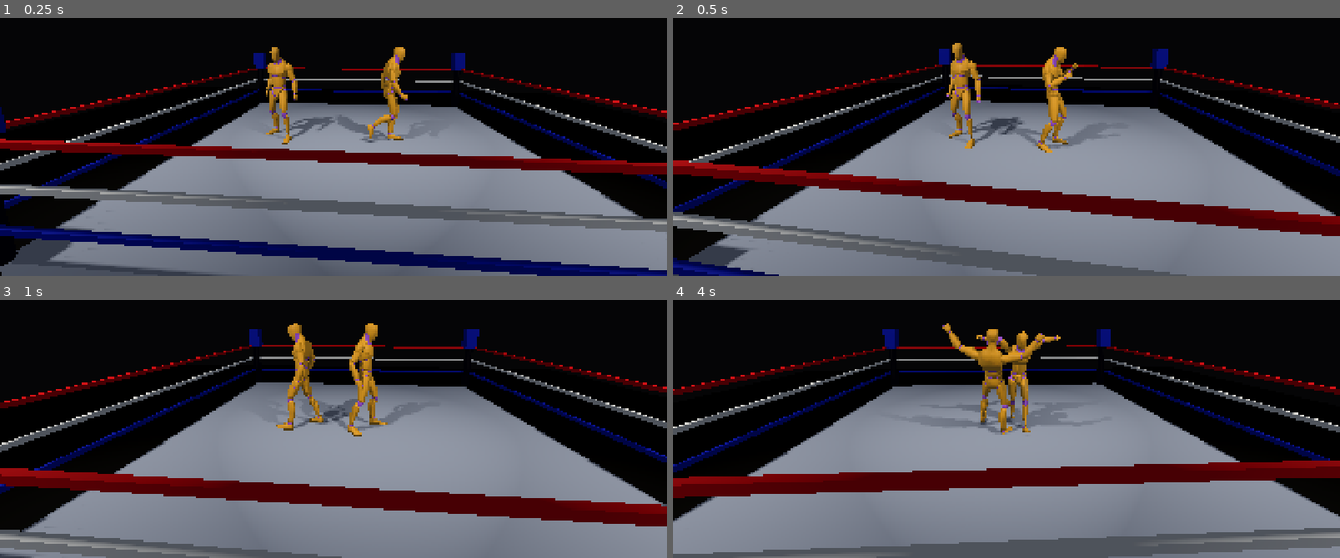
Above: before the commit, frames 1-4 (two rows, left to right).
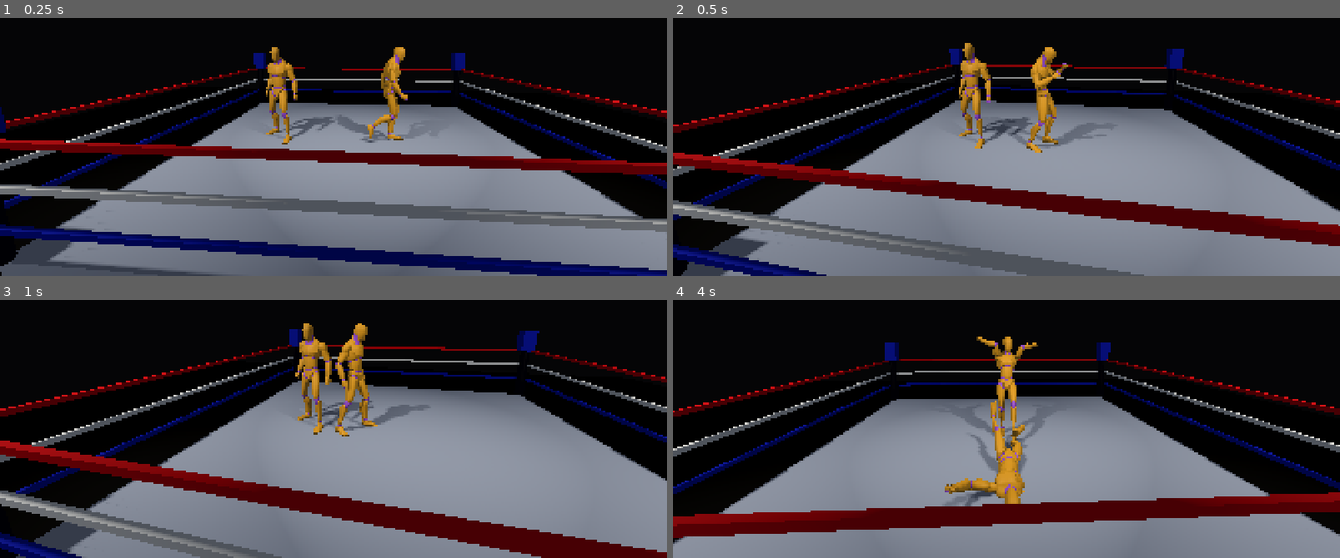
Above: after the commit, the same moments.

Repository: denhamd2/aegis
Game: Godot game, scene res://scenes/match.tscn
The game is run twice, just before and just after one commit, with the same random seed, the same clock (stepped at 60 frames per second) and the same inputs.
Inputs:
- Up to frame 1 (0.25 s): no input
- Up to frame 2 (0.5 s): no input
- Up to frame 3 (1 s): hold D (move_right) from 0.53 s (still down); tap K (grapple) at 0.6 s; tap J (strike) at 0.8 s
- Up to frame 4 (4 s): release D (move_right) at 1.28 s; hold S (move_down) 1.28-2.03 s; tap J (strike) at 1.35, 2.3, 3.6 s; tap K (grapple) at 1.55, 2.1, 3.05 s; hold D (move_right) 2.03-2.78 s; hold W (move_up) 2.78-3.53 s; tap L (reversal) at 2.85 s; hold A (move_left) from 3.53 s (still down)

Frame 1 is identical in both runs. In frame 2, 20% of the frame differs, in the area x 0-100%, y 9-100%; in frame 3, 32%; in frame 4, 38%.

Commit message:
Fix: AI never actually grappled, and the deadlock that fix exposed
Found via critical review of a real 45s gameplay capture: an AI-vs-passive
match is an infinite strike loop, camera never moves, nothing else ever
happens. Traced to WrestlerAI.poll_input() only producing movement while
distance > strike_range — the AI stops advancing the instant it's close
enough to strike, but tie_up_range (1.3m) is closer than strike_range
(1.6m), so it settles at strike range and never closes the last 0.3m to
tie up. Deterministic, not unlucky — explains why grapples never fired in
11 seeds tested in an earlier session either. Fixed by keeping the AI
closing toward tie_up_range regardless of strike range, striking
opportunistically while still approaching (core/ai/wrestler_ai.gd),
matching the class's own pre-existing doc comment that the old code
didn't implement.

That fix immediately exposed a second, more serious bug it could never
reach before: _process_free_movement() force-transitions the opponent
into TIE_UP with no check on its current state. The first real tie-up
attempt fired while the opponent was in HIT_REACT — illegal per
WrestlerFSM.LEGAL_TRANSITIONS — and since a failed assert() aborts the
rest of transition_to() rather than blocking just the assignment, the
opponent's FSM state silently failed to change while _process_tie_up()
went on to assign it the attacker role and push it toward GRAPPLE_HOLD
anyway, itself illegal and also silently dropped. Result: a permanent
deadlock, both wrestlers frozen, on the very first grapple attempted
while the opponent wasn't idle/walking. Fixed by gating the tie-up
attempt on both wrestlers being in a state LEGAL_TRANSITIONS actually
allows into TIE_UP (core/match/wrestler_controller.gd).

Verified against the real Godot 4.6.3 binary: 7/7 unit tests hold, and an
instrumented run now shows a real match — tie-up, grapple_suplex and
signature_backbreaker landing, hit-reacts, a real knockdown, and the
referee starting a pin sequence — with zero illegal-transition errors
across 8 seeds.

Surfaced a third gap, left alone rather than silently rebalanced: the pin
sequence now starts for real, but the AI's PIN_DEFENDER behavior (mash
every tick) combined with the current kickout window math lets it escape
essentially every attempt, so a match can loop pin attempts indefinitely
without a three-count. Referee count/reset logic itself is correct
(checked directly). This is balance tuning ARCHITECTURE.md reserves for
gauntlet rounds, documented in README rather than fixed here.

Co-Authored-By: Claude Sonnet 5 <noreply@anthropic.com>
Claude-Session: https://claude.ai/code/session_014FrePquMKRRVTcBmQuSTE6

Diff:
--- a/game/core/ai/wrestler_ai.gd
+++ b/game/core/ai/wrestler_ai.gd
@@ -50,11 +50,18 @@
 
 	if distance <= tie_up_range:
 		input["grapple"] = true
-	elif distance <= strike_range and _cooldown <= 0:
-		input["strike"] = true
-		_cooldown = strike_cooldown_ticks
-	elif distance > strike_range:
+	else:
+		# Keep closing all the way to tie_up_range even once already inside
+		# strike_range — tie_up_range < strike_range, so a wrestler that
+		# stopped advancing the moment it could strike would settle at
+		# strike_range forever and never reach tie_up_range at all. Strike
+		# opportunistically while still approaching (matches this class's
+		# own doc comment: "strikes when not in [tie-up] range"), not as a
+		# reason to stop.
 		var dir := to_target.normalized()
 		input["move"] = Vector2(dir.x, dir.z)
+		if distance <= strike_range and _cooldown <= 0:
+			input["strike"] = true
+			_cooldown = strike_cooldown_ticks
 
 	return input
--- a/game/core/match/wrestler_controller.gd
+++ b/game/core/match/wrestler_controller.gd
@@ -25,6 +25,13 @@
 const HIT_REACT_TICKS := 20
 const STUNNED_TICKS := 45
 const TIE_UP_RESOLVE_TICKS := 30
+## States WrestlerFSM.LEGAL_TRANSITIONS actually allows a TIE_UP transition
+## from — both sides of a grapple attempt must be in one of these, or the
+## attempt is silently dropped (see the gate in _process_free_movement()).
+const _CAN_ENTER_TIE_UP: Array[WrestlerFSM.State] = [
+	WrestlerFSM.State.IDLE,
+	WrestlerFSM.State.LOCOMOTION,
+]
 
 @export var player_index: int = 0
 @export var is_ai: bool = false
@@ -270,7 +277,24 @@
 
 	if input.get("strike", false) and strike_move:
 		_start_move(WrestlerFSM.State.STRIKE, strike_move)
-	elif input.get("grapple", false) and opponent and _in_range(TIE_UP_RANGE):
+	elif input.get("grapple", false) and opponent and _in_range(TIE_UP_RANGE) \
+			and _CAN_ENTER_TIE_UP.has(fsm.current_state) \
+			and _CAN_ENTER_TIE_UP.has(opponent.fsm.current_state):
+		# Forcing the opponent into TIE_UP without checking its state is
+		# illegal whenever it's mid-strike, reacting to a hit, running, etc.
+		# (only IDLE/LOCOMOTION legally transition into TIE_UP per
+		# WrestlerFSM.LEGAL_TRANSITIONS) — WrestlerFSM.transition_to()'s
+		# assert() logs but does not actually block the illegal transition,
+		# so an unguarded call here left the opponent's FSM state and its
+		# _is_grapple_attacker bookkeeping permanently desynced: the
+		# opponent's state silently failed to change, but _process_tie_up()
+		# still later assigned it the attacker/defender role and tried to
+		# push it into GRAPPLE_HOLD from whatever unrelated state it was
+		# actually stuck in — itself illegal and silently dropped, so
+		# neither wrestler's _physics_process match statement ever routed
+		# to _process_grapple_hold() again. A real deadlock, not a rare
+		# one: any grapple attempted while the opponent is mid-anything-else
+		# hits it, so gate here instead of after the fact.
 		fsm.transition_to(WrestlerFSM.State.TIE_UP)
 		opponent.fsm.transition_to(WrestlerFSM.State.TIE_UP)
 		_tie_up_ticks = 0
Not shown, changed: README.md
